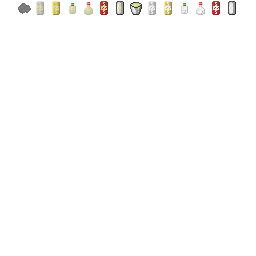
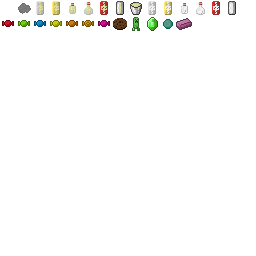
Layered file, before and after one edit (256x256). Changes by layer:
added layer "Layer 12" above "Items" over (2, 17, 192, 31)
